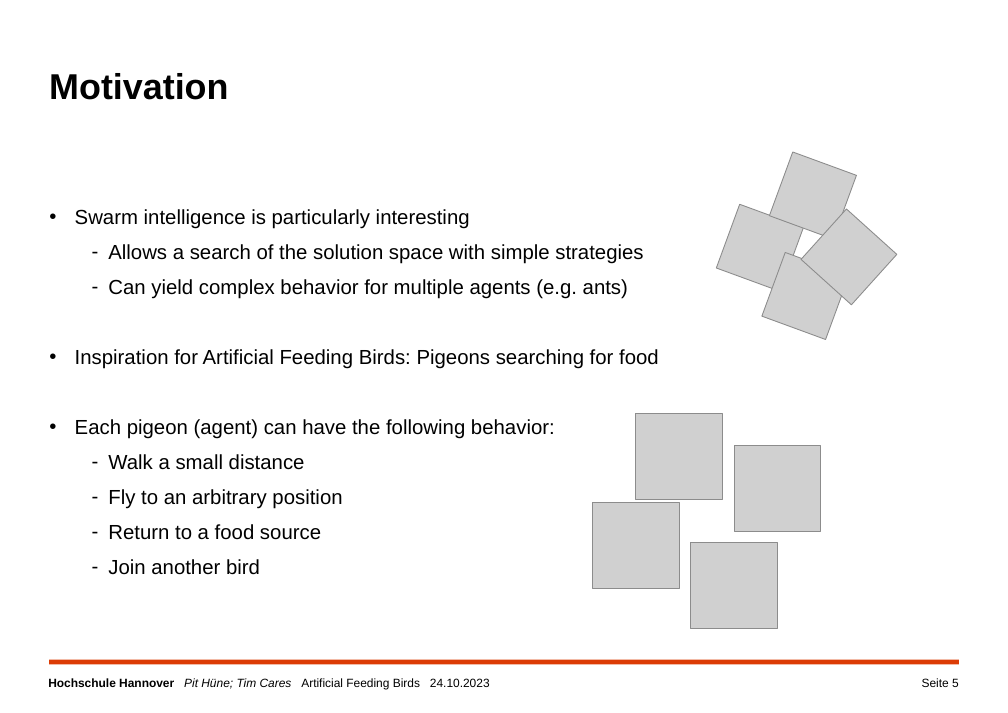
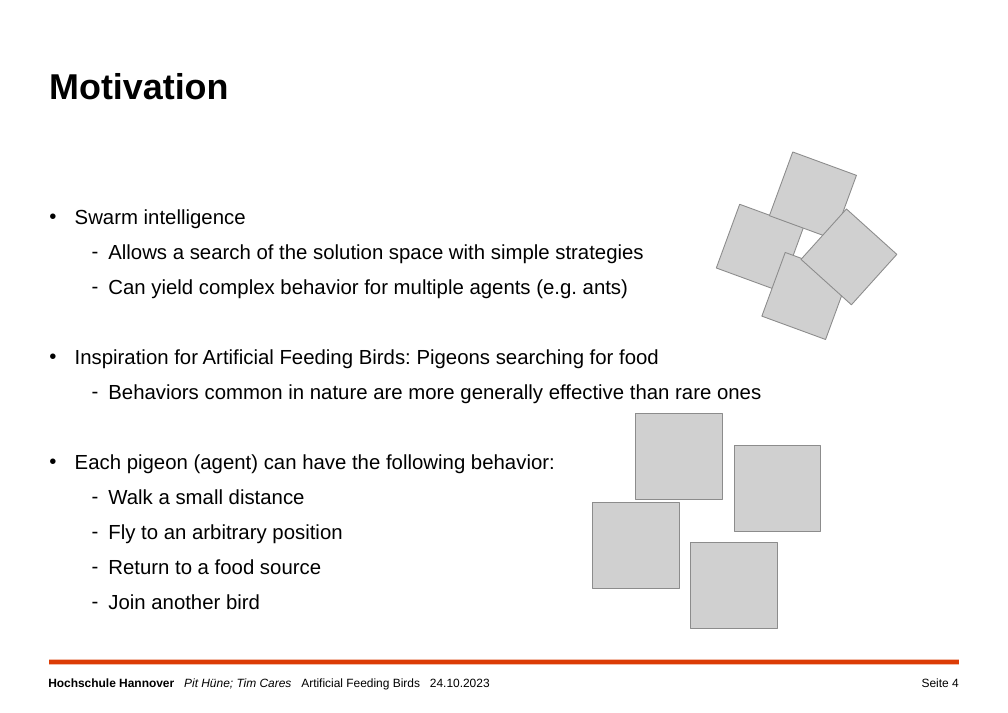
Before and after one commit to TimCares/AFB-Metaheuristic, a slide deck: slide 4 of doc/algorithm.pptx (slide 5 before the commit). Drawn at 1008x713 pixels with LibreOffice and Linux fonts; fonts in the diff are those of the drawing; grey boxes stand for pictures; background and template pictures are left out. Boxes give left, top, right and bottom in pixels: in the first picture for what was removed or moved away, otherwise in the second. Text is boxed around its words. In the diff, an @@ line names an element or a change of style, - is before the commit and + after.

```diff
--- a/doc/algorithm.pptx
+++ b/doc/algorithm.pptx
@@ text at [75, 209, 246, 229]: text changed @@
-  • Swarm intelligence is particularly interesting
+  • Swarm intelligence
@@ text at [108, 384, 761, 404]: paragraph added @@
+    – Behaviors common in nature are more generally effective than rare ones
@@ page number at [922, 678, 959, 687]: text changed @@
-Seite 5
+Seite 4
```
Also in this commit, not shown: 3 other slides changed, 1 slide added, 1 slide removed.
